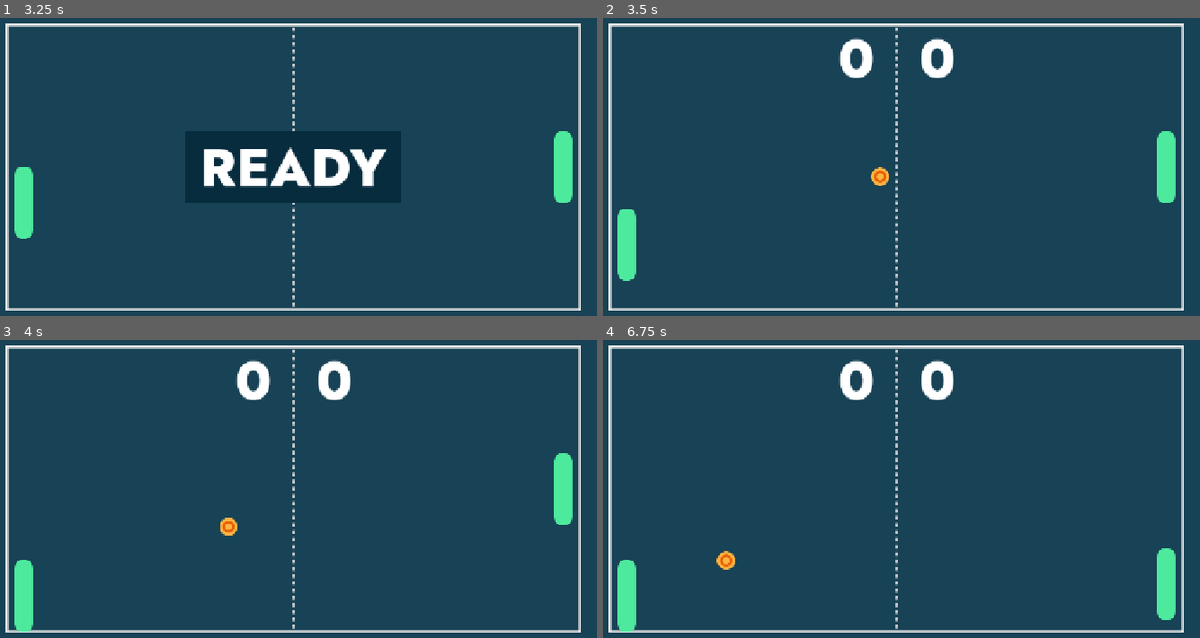
Above: before the commit, frames 1-4 (two rows, left to right).
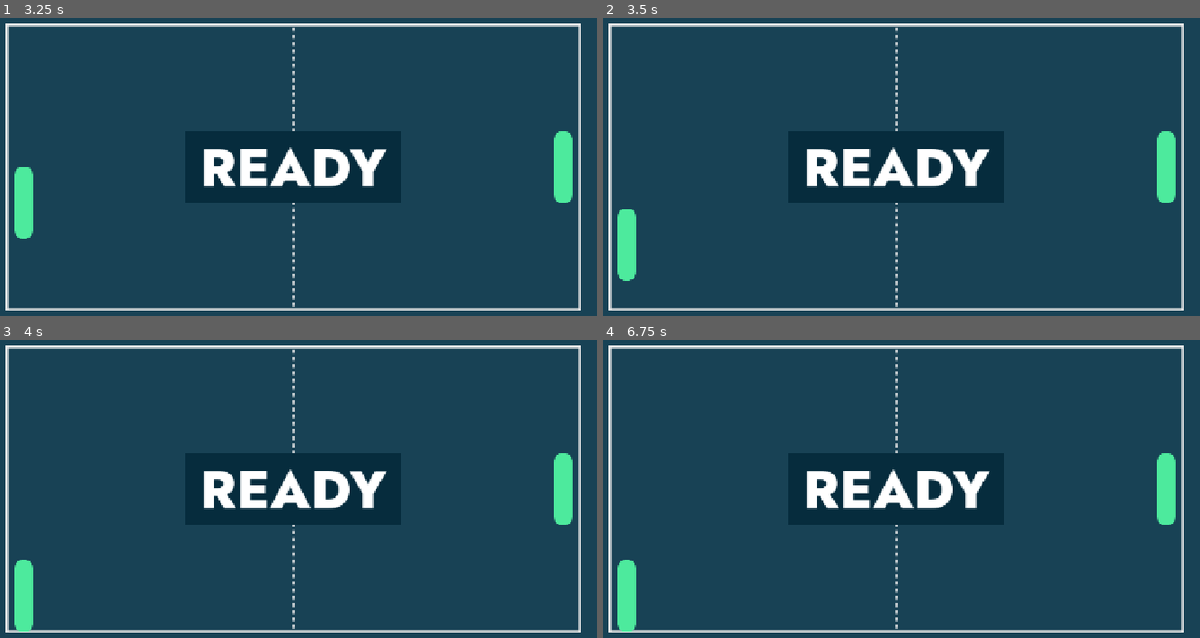
Above: after the commit, the same moments.

Repository: cf-Le3/pong-plus
Game: Godot game, scene res://main/main.tscn
Same seed, same stepped clock (60 frames per second), same inputs: the game is played once before the commit and once after it.
Inputs:
- Up to frame 1 (3.25 s): click "PLAY" at 0.5 s; click "VS CPU" at 1.25 s; tap Enter at 2 s; hold Right (ui_right) 2.03-2.78 s; hold Down (down_player2) 2.03-2.78 s; tap Space at 2.75 s; hold S (down_player1) from 2.78 s (still down); tap Down (down_player2) at 2.85 s
- Up to frame 2 (3.5 s): keep holding S (down_player1)
- Up to frame 3 (4 s): release S (down_player1) at 3.53 s; hold Right (ui_right) from 3.53 s (still down); hold Down (down_player2) from 3.53 s (still down)
- Up to frame 4 (6.75 s): release Right (ui_right) at 4.28 s; release Down (down_player2) at 4.28 s; hold Up (ui_up) 4.28-5.03 s; tap Down (down_player2) at 4.35, 5.85 s; hold Down (down_player2) 5.03-5.78 s; hold Left (ui_left) 5.03-6.53 s; hold S (down_player1) from 6.53 s (still down); hold Down (down_player2) from 6.53 s (still down)

Frame 1 is identical in both runs. In frame 2, 3.5% of the frame differs, in the area x 34-65%, y 6-63%; in frame 3, 3.6%; in frame 4, 5.0%, in the area x 18-96%, y 6-94%.
Error after the commit: Parse Error: Identifier "_TEXTURES_MAGIC" not declared in the current scope. (res://gameplay/ball_spawner/ball_spawner.gd:38)

Commit message:
Refactor Ball class
Renamed init_texture to texture.
Removed set_magic_effect function and made magic_effect variable publicly accessible.

Diff:
--- a/Pong Plus/gameplay/ball/ball.gd
+++ b/Pong Plus/gameplay/ball/ball.gd
@@ -9,8 +9,8 @@
 
 var init_pos: Vector2
 var init_dir: float
-var init_texture: Texture
-var _magic_effect: Effect
+var texture: Texture
+var magic_effect: Effect
 var _can_collide_with_other_balls := true
 
 const _INIT_SPEED := 200.0
@@ -20,13 +20,10 @@
 func _ready() -> void:
 	global_position = init_pos
 	velocity = Vector2(_INIT_SPEED, 0).rotated(init_dir)
-	$Sprite2D.texture = init_texture
+	$Sprite2D.texture = texture
 
 func enable_ball_collisions():
 	$Area2D.set_collision_mask_value(3, true)
-
-func set_magic_effect(magic_effect: Ball.Effect) -> void:
-	_magic_effect = magic_effect
 
 func _physics_process(delta: float) -> void:
 	var collision := move_and_collide(velocity*delta)
@@ -55,9 +52,9 @@
 
 		if (velocity.y > 0 && global_position.y < paddle.get_high_marker_position()) || (velocity.y < 0 && global_position.y > paddle.get_low_marker_position()):
 			velocity.y = -1*velocity.y
-			if _magic_effect == Effect.GROW:
+			if magic_effect == Effect.GROW:
 				paddle.grow()
-			elif _magic_effect == Effect.SHRINK:
+			elif magic_effect == Effect.SHRINK:
 				paddle.shrink()
 
 		# Align acceleration vector with ball's velocity before adding to ball's velocity.
@@ -80,10 +77,13 @@
 				velocity.y = -1*velocity.y
 			else:
 				velocity.x = -1*velocity.x
+
 	elif _is_matching_x_polarity_with(other_ball) && !_is_matching_y_polarity_with(other_ball):
 		velocity.y = -1*velocity.y
+
 	elif !_is_matching_x_polarity_with(other_ball) && _is_matching_y_polarity_with(other_ball):
 		velocity.x = -1*velocity.x
+
 	elif _is_matching_x_polarity_with(other_ball) && _is_matching_y_polarity_with(other_ball):
 		var temp := Vector2(velocity.x, velocity.y)
 		velocity = Vector2(other_ball.velocity.x, other_ball.velocity.y)
--- a/Pong Plus/gameplay/ball_spawner/ball_spawner.gd
+++ b/Pong Plus/gameplay/ball_spawner/ball_spawner.gd
@@ -34,10 +34,10 @@
 		ball.enable_ball_collisions()
 
 	if _magic_balls_enabled:
-		ball.set_magic_effect(Ball.Effect[Ball.Effect.keys()[rand_index]])
-		ball.init_texture = _textures_magic[rand_index]
+		ball.magic_effect = Ball.Effect[Ball.Effect.keys()[rand_index]]
+		ball.texture = _TEXTURES_MAGIC[rand_index]
 	else:
-		ball.set_magic_effect(Ball.Effect.NORMAL)
-		ball.init_texture = _textures_normal[_balls_spawned%_NO_UNIQUE_BALLS]
+		ball.magic_effect = Ball.Effect.NORMAL
+		ball.texture = _TEXTURES_NORMAL[_balls_spawned%_NO_UNIQUE_BALLS]
 
 	return ball
